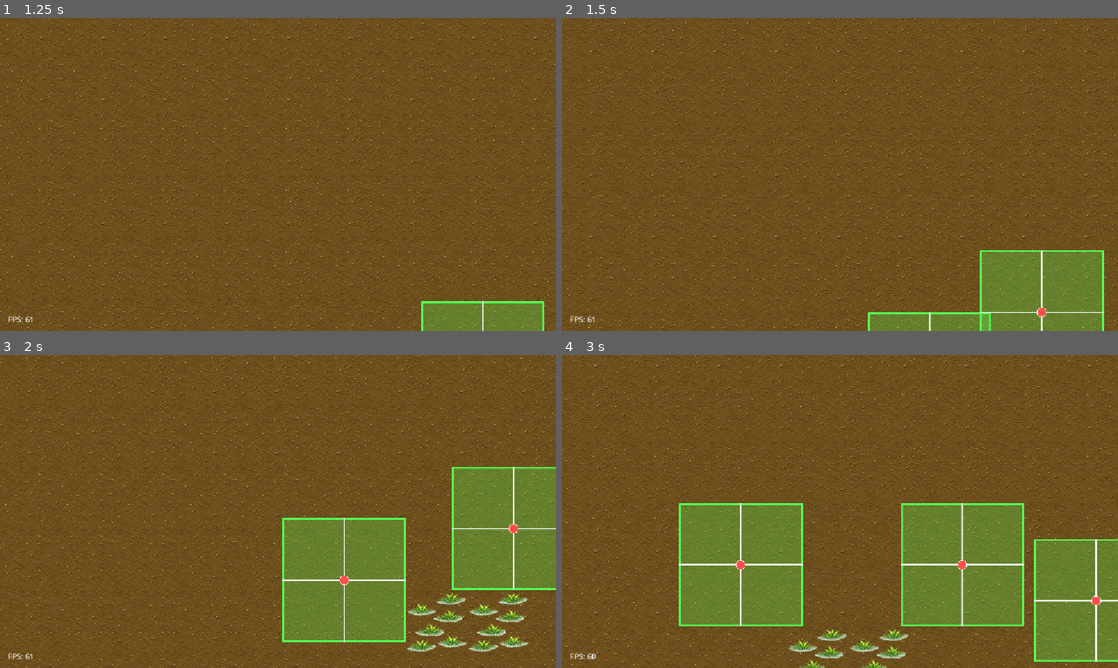
Above: before the commit, frames 1-4 (two rows, left to right).
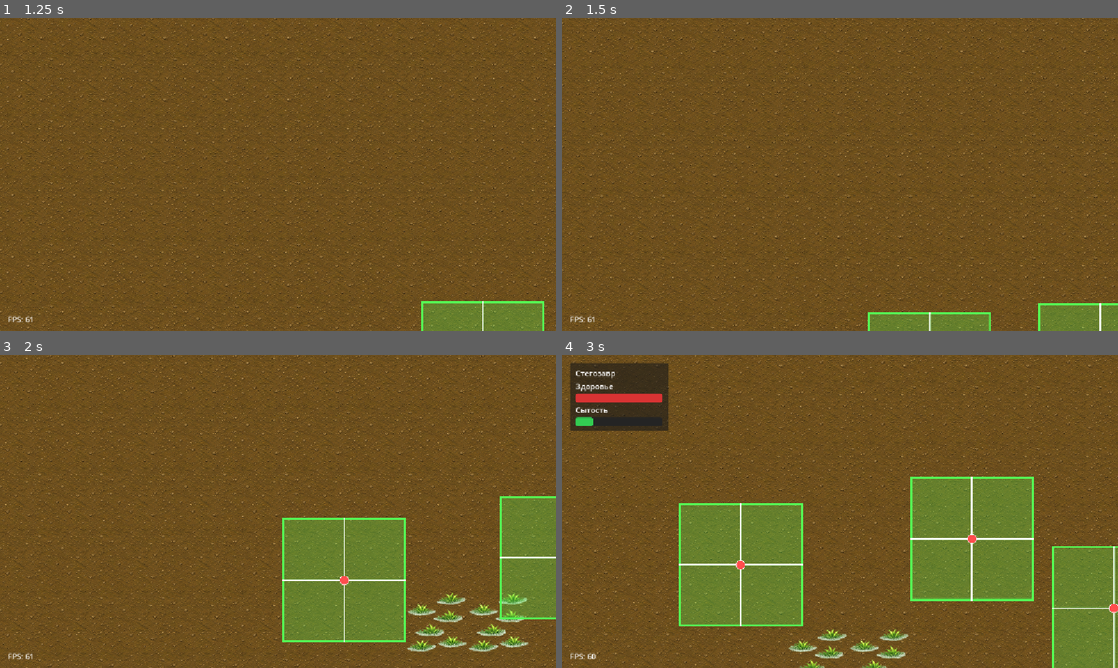
Above: after the commit, the same moments.

Repository: barldeko-lgtm/Dyna-Brazzers
Game: Godot game, scene res://scenes/main/main.tscn
Same seed, same stepped clock (60 frames per second), same inputs: the game is played once before the commit and once after it.
Inputs (mouse positions are in pixels of both pictures, inside the frame that each line leads up to):
- Up to frame 1 (1.25 s): tap Enter at 0.5 s; move the mouse to (400, 158) at 0.52 s; hold D from 0.53 s (still down); click (400, 158) at 0.67 s
- Up to frame 2 (1.5 s): move the mouse to (728, 190) at 1.27 s; release D at 1.28 s; hold S from 1.28 s (still down)
- Up to frame 3 (2 s): keep holding S
- Up to frame 4 (3 s): move the mouse to (906, 580) at 2.02 s; release S at 2.03 s; hold D 2.03-2.78 s; click (906, 580) at 2.17 s; move the mouse to (956, 517) at 2.77 s; hold W from 2.78 s (still down); click (956, 517) at 2.92 s

Frame 1 is identical in both runs. In frame 2, 5.2% of the frame differs, in the area x 75-100%, y 74-100%; in frame 3, 5.7%; in frame 4, 12%, in the area x 1-100%, y 2-100%.

Commit message:
fix: prevent creature grazing desync during movement

Diff:
--- a/scripts/creatures/creature.gd
+++ b/scripts/creatures/creature.gd
@@ -223,6 +223,10 @@
 		return
 
 	if state == State.EATING:
+		return
+
+	# Не переключаемся на поиск еды посреди шага: сначала доходим до центра текущего тайла.
+	if is_moving:
 		return
 
 	if hunger > hunger_search_threshold:
@@ -501,6 +505,9 @@
 	is_moving = false
 
 	if world_grid != null and not world_grid.move_creature(self, pending_anchor_tile, footprint_size):
+		# Если целевой footprint успели занять, откатываем визуал к старому логическому anchor.
+		# Иначе существо может стоять в одном 2x2, а есть/занимать тайлы в другом.
+		global_position = world_grid.anchor_to_world_position(anchor_tile, footprint_size)
 		clear_path()
 		has_grazing_target = false
 		return
